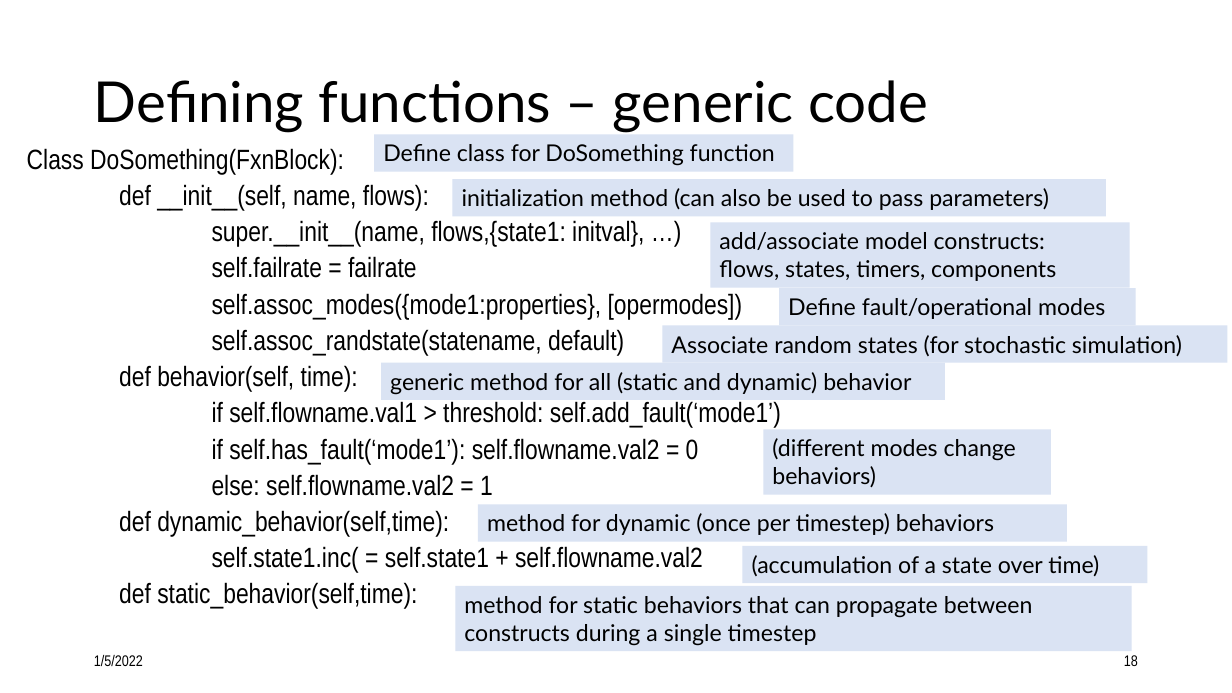
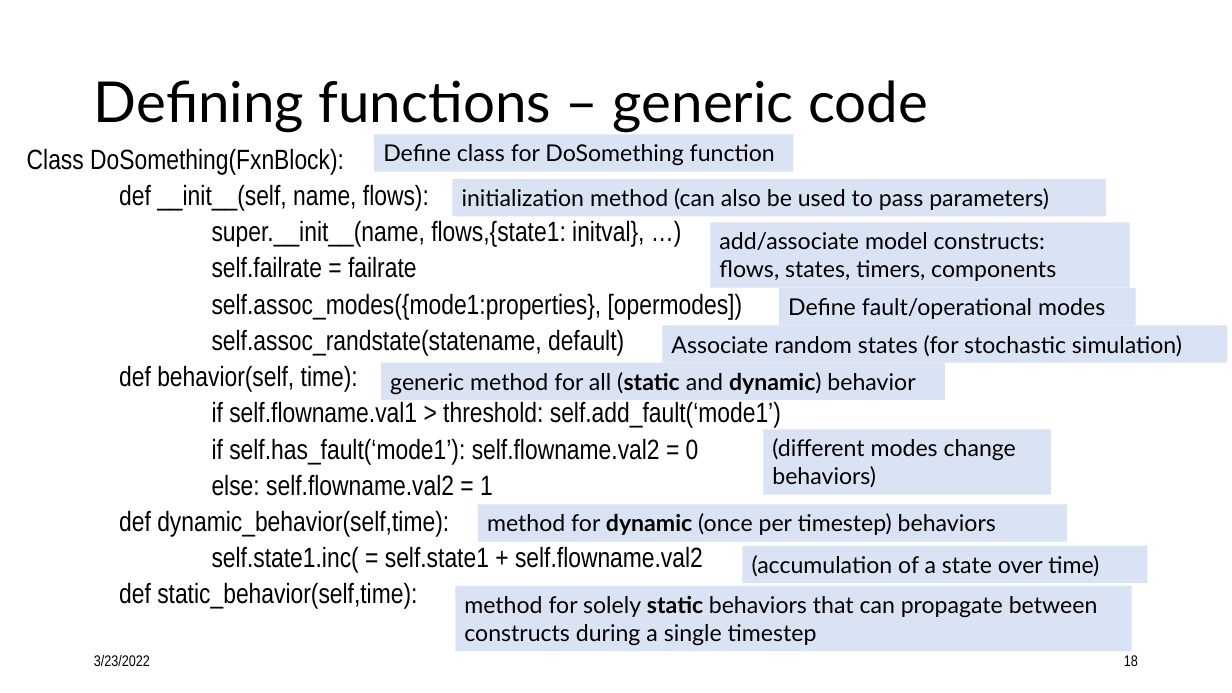
Before and after one commit to nasa/fmdtools, a slide deck: slide 18 of docs/Intro to fmdtools.pptx. Drawn at 1232x693 pixels with LibreOffice and Linux fonts; fonts in the diff are those of the drawing. Boxes give left, top, right and bottom in pixels: in the first picture for what was removed or moved away, otherwise in the second. Text is boxed around its words. In the diff, an @@ line names an element or a change of style, - is before the commit and + after.

```diff
--- a/docs/Intro to fmdtools.pptx
+++ b/docs/Intro to fmdtools.pptx
@@ rectangle "generic method for all (static ..." at (381, 363, 945, 400): bold on in "(static dynamic)" @@
@@ rectangle "method for dynamic (once per ..." at (478, 505, 1067, 542): bold on in "dynamic" @@
@@ text in rectangle at (464, 596, 1098, 646): text changed @@
-method for static behaviors that can propagate between constructs during a single timestep
+method for solely static behaviors that can propagate between constructs during a single timestep
@@ text at (94, 655, 150, 666): text changed @@
-1/5/2022
+3/23/2022
```
Also in this commit, not shown: 36 other slides changed, 1 slide added, 1 slide removed.
